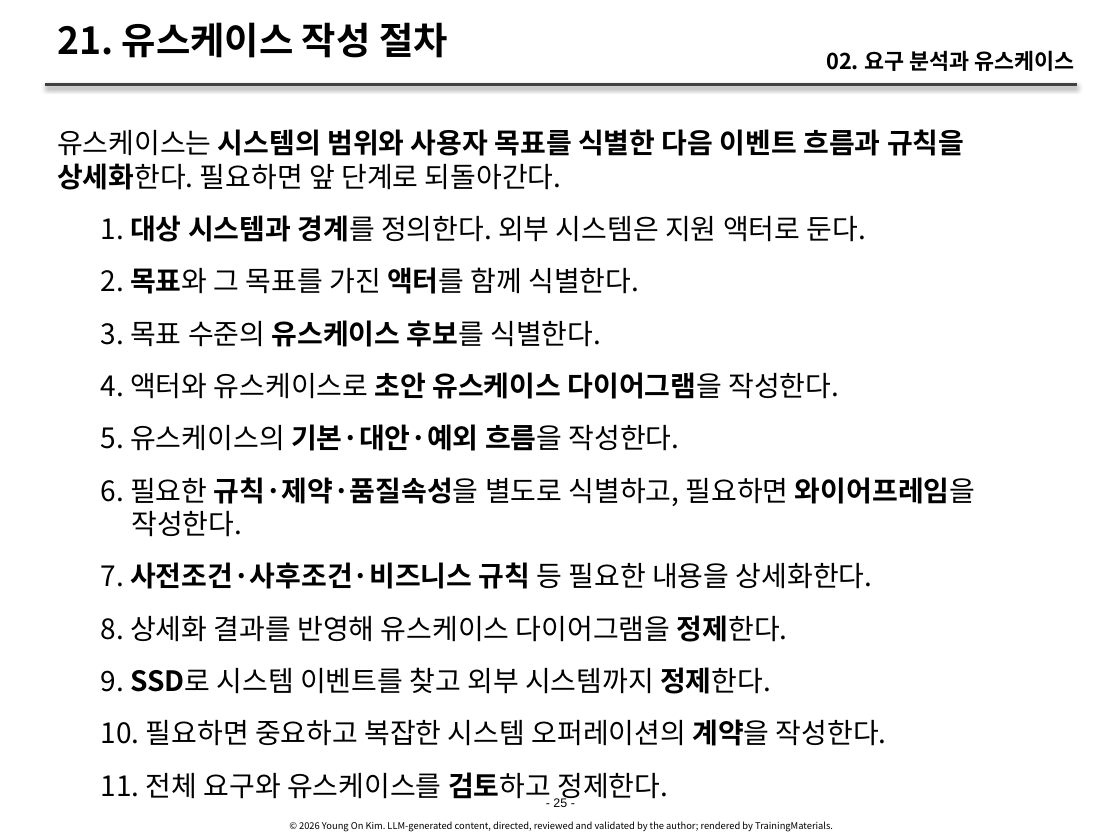
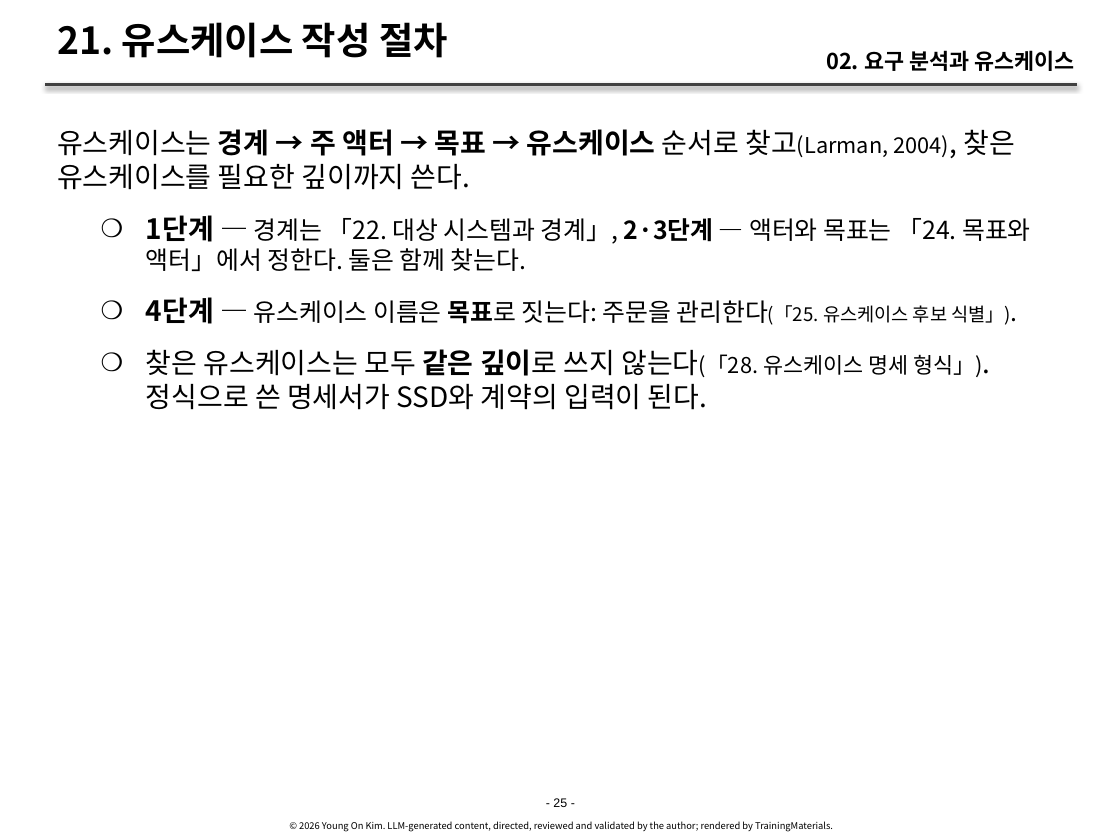
Before and after one commit to YoungSan77/TrainingMaterials, a slide deck: slide 25 of courses/ooad/sessions/s02.pptx. Drawn at 1120x840 pixels with LibreOffice and Linux fonts; fonts in the diff are those of the drawing. Boxes give left, top, right and bottom in pixels: in the first picture for what was removed or moved away, otherwise in the second. Text is boxed around its words. In the diff, an @@ line names an element or a change of style, - is before the commit and + after.

```diff
--- a/courses/ooad/sessions/s02.pptx
+++ b/courses/ooad/sessions/s02.pptx
@@ text at bbox=[57, 129, 1030, 410]: text changed @@
-유스케이스는 시스템의 범위와 사용자 목표를 식별한 다음 이벤트 흐름과 규칙을 상세화한다. 필요하면 앞 단계로 되돌아간다.
-    1. 대상 시스템과 경계를 정의한다. 외부 시스템은 지원 액터로 둔다.
-    2. 목표와 그 목표를 가진 액터를 함께 식별한다.
-    3. 목표 수준의 유스케이스 후보를 식별한다.
-    4. 액터와 유스케이스로 초안 유스케이스 다이어그램을 작성한다.
-    5. 유스케이스의 기본·대안·예외 흐름을 작성한다.
-    6. 필요한 규칙·제약·품질속성을 별도로 식별하고, 필요하면 와이어프레임을 작성한다.
-    7. 사전조건·사후조건·비즈니스 규칙 등 필요한 내용을 상세화한다.
-    8. 상세화 결과를 반영해 유스케이스 다이어그램을 정제한다.
-    9. SSD로 시스템 이벤트를 찾고 외부 시스템까지 정제한다.
-    10. 필요하면 중요하고 복잡한 시스템 오퍼레이션의 계약을 작성한다.
-    11. 전체 요구와 유스케이스를 검토하고 정제한다.
+유스케이스는 경계 → 주 액터 → 목표 → 유스케이스 순서로 찾고(Larman, 2004), 찾은 유스케이스를 필요한 깊이까지 쓴다.
+    ❍ 1단계 — 경계는 「22. 대상 시스템과 경계」, 2·3단계 — 액터와 목표는 「24. 목표와 액터」에서 정한다. 둘은 함께 찾는다.
+    ❍ 4단계 — 유스케이스 이름은 목표로 짓는다: 주문을 관리한다(「25. 유스케이스 후보 식별」).
+    ❍ 찾은 유스케이스는 모두 같은 깊이로 쓰지 않는다(「28. 유스케이스 명세 형식」). 정식으로 쓴 명세서가 SSD와 계약의 입력이 된다.
```
Also in this commit, not shown: 64 other slides changed, 5 slides added, 1 slide removed, 37 other files.
